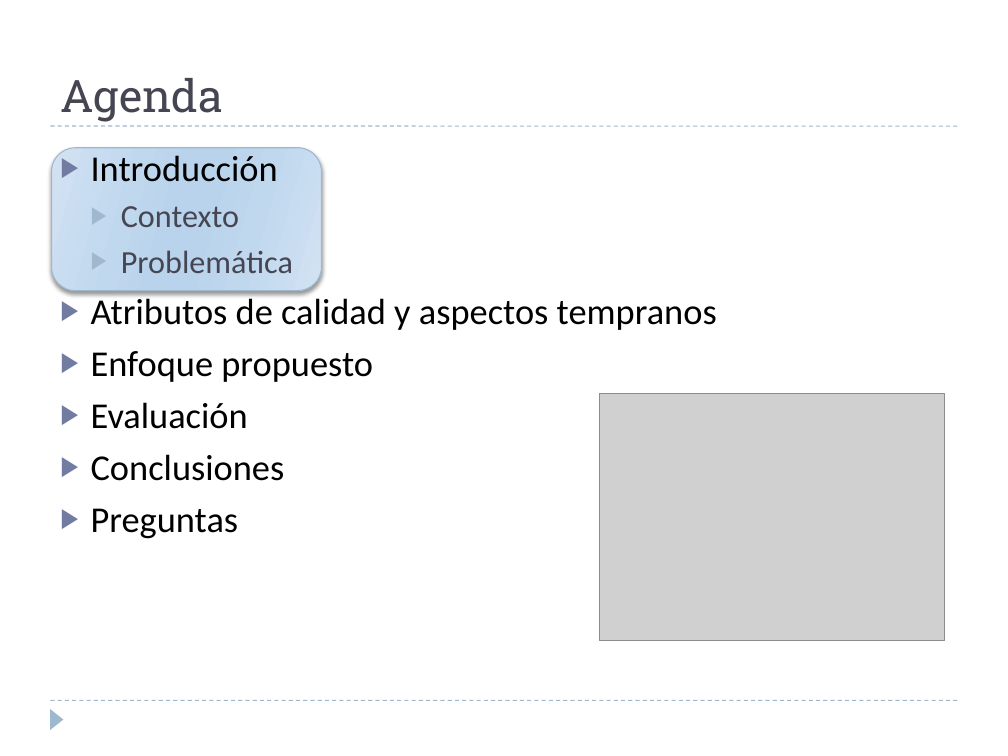
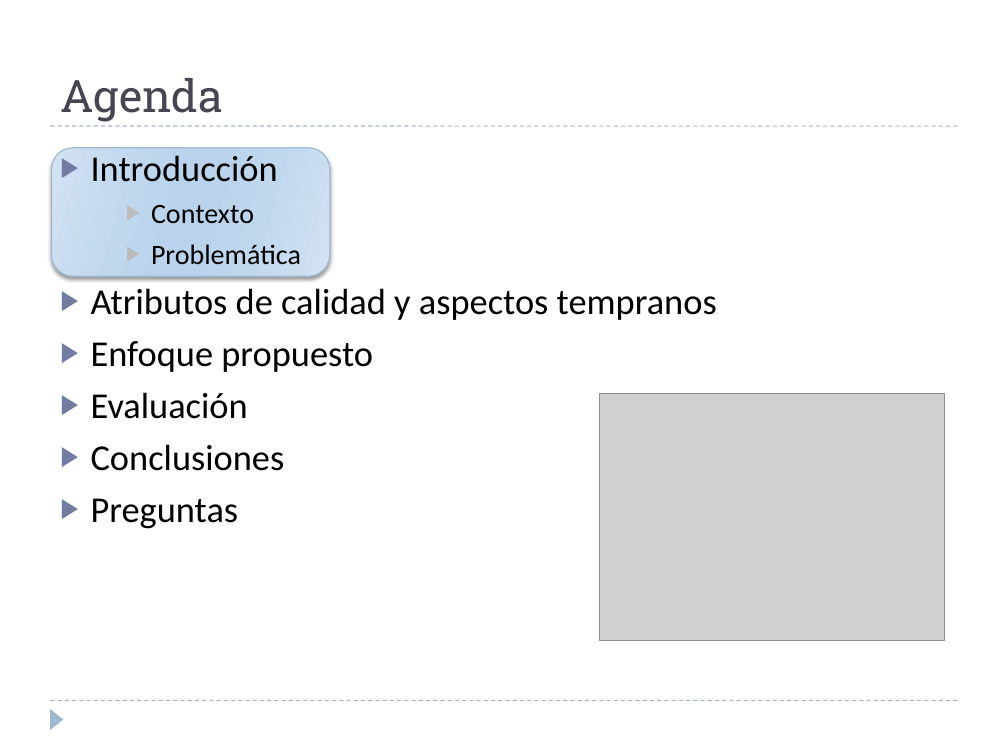
Before and after one commit to alejandrorago/qatesis2, a slide deck: slide 3 of Capitulos Finales/FilminasV0.2.pptx. Drawn at 1008x756 pixels with LibreOffice and Linux fonts; fonts in the diff are those of the drawing; grey boxes stand for pictures. Boxes give left, top, right and bottom in pixels: in the first picture for what was removed or moved away, otherwise in the second. Text is boxed around its words. In the diff, an @@ line names an element or a change of style, - is before the commit and + after.

```diff
--- a/Capitulos Finales/FilminasV0.2.pptx
+++ b/Capitulos Finales/FilminasV0.2.pptx
@@ rounded rectangle: place and size @@
-rounded rectangle at box(51, 148, 322, 291)
+rounded rectangle at box(51, 148, 330, 276)
@@ text at box(151, 205, 301, 264): size 23 to 20 pt, text colour #464653 to #000000 in "Contexto", "Problemática"; list level 2 to 3 in "Contexto"; bullet colour #9FB8CD to #BDBDBD; list level 2 to 3 in "Problemática" @@
```
Also in this commit, not shown: 14 other slides changed, 2 slides added, 1 slide removed.
